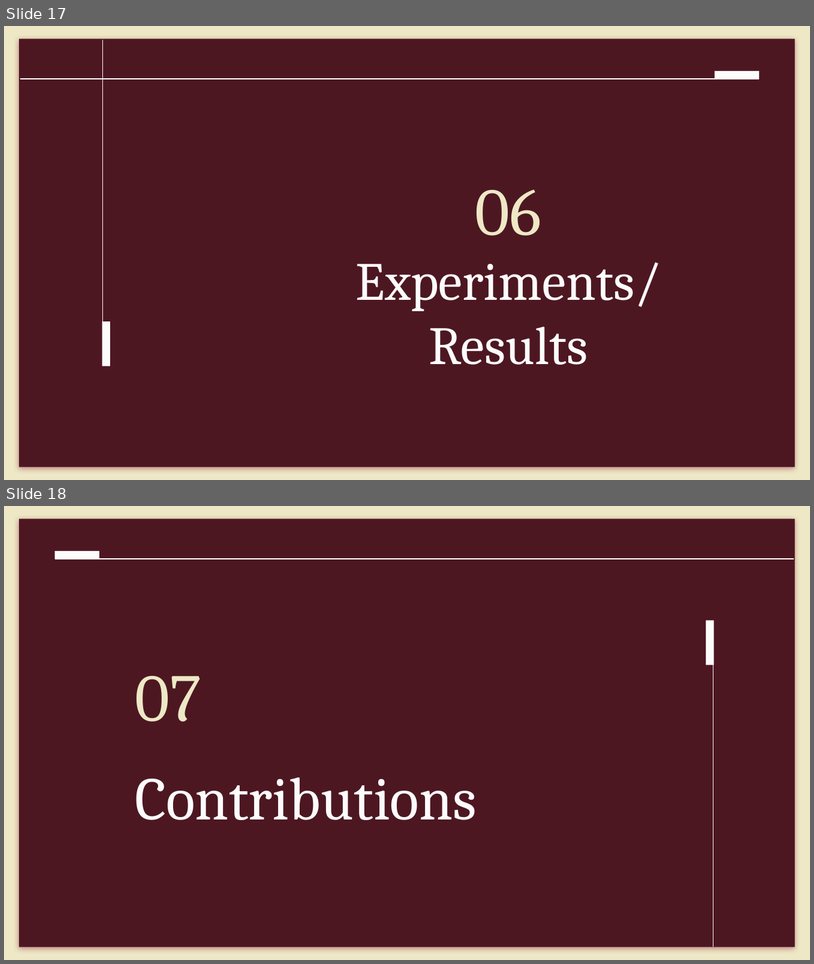
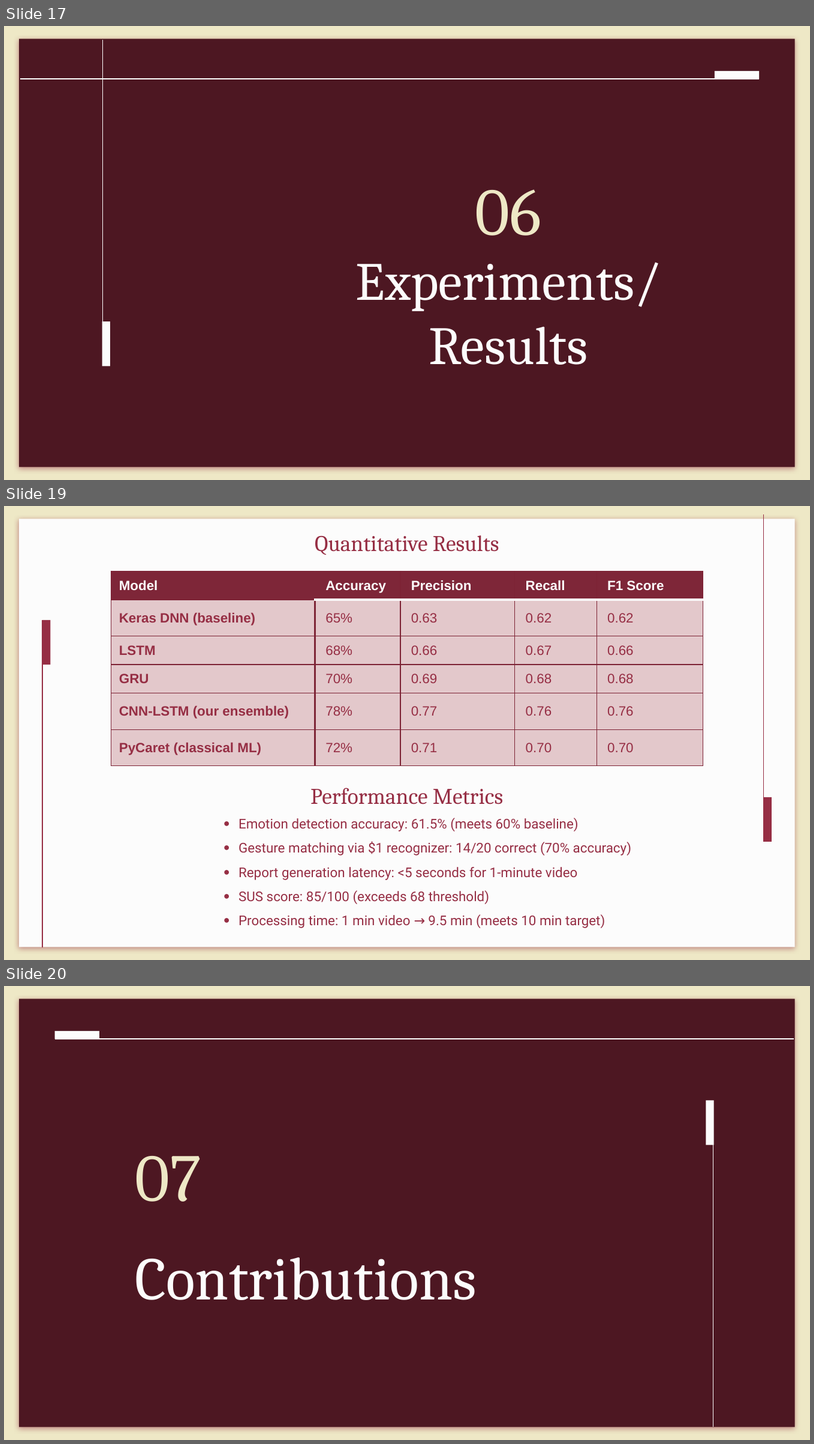
Before and after one commit to MiraPhilip12/Graduation_Project_ESLSCA, a slide deck: Final Milestone/Graduation_Project_Final_Presentation.pptx. Shown one above the other, each under a label of ours: slides 17 and 18 before the commit, slides 17, 19 and 20 after it; the slides between them are not shown. The pictures are 814x964 and 814x1444 pixels, drawn with LibreOffice and Linux fonts; fonts in the diff are those of the drawing. Boxes give left, top, right and bottom in pixels: in the first picture for what was removed or moved away, otherwise in the second. Text is boxed around its words. In the diff, an @@ line names an element or a change of style, - is before the commit and + after.

```diff
--- a/Final Milestone/Graduation_Project_Final_Presentation.pptx
+++ b/Final Milestone/Graduation_Project_Final_Presentation.pptx
@@ slide 19 added at box(4, 506, 810, 960), background #EEE8C6 @@
@@ rectangle added at box(20, 519, 795, 947), fill #FCFCFC @@
@@ line added from (764, 841) to (764, 515), #962E44 0.75 pt @@
@@ text added at box(315, 535, 500, 555), 20 pt, text #962E44 @@
+Quantitative Results
@@ table added at box(111, 571, 704, 769), 6 rows, 5 columns @@
+Model | Accuracy | Precision | Recall | F1 Score
+Keras DNN (baseline) | 65% | 0.63 | 0.62 | 0.62
+LSTM | 68% | 0.66 | 0.67 | 0.66
+GRU | 70% | 0.69 | 0.68 | 0.68
+CNN-LSTM (our ensemble) | 78% | 0.77 | 0.76 | 0.76
+PyCaret (classical ML) | 72% | 0.71 | 0.70 | 0.70
@@ rectangle added at box(42, 620, 50, 664), fill #962E44 @@
@@ line added from (43, 620) to (43, 947), #962E44 0.75 pt @@
@@ text added at box(311, 787, 503, 804), 20 pt, text #962E44 @@
+Performance Metrics
@@ rectangle added at box(764, 797, 772, 841), fill #962E44 @@
@@ text added at box(239, 817, 632, 928), 12 pt, text #962E44 @@
+● Emotion detection accuracy: 61.5% (meets 60% baseline)
+● Gesture matching via $1 recognizer: 14/20 correct (70% accuracy)
+● Report generation latency: <5 seconds for 1-minute video
+● SUS score: 85/100 (exceeds 68 threshold)
+● Processing time: 1 min video → 9.5 min (meets 10 min target)
@@ what was slide 18 is now slide 20 @@
```
Also in this commit, not shown: 1 other slide added, 1 slide removed, 2 other files.
